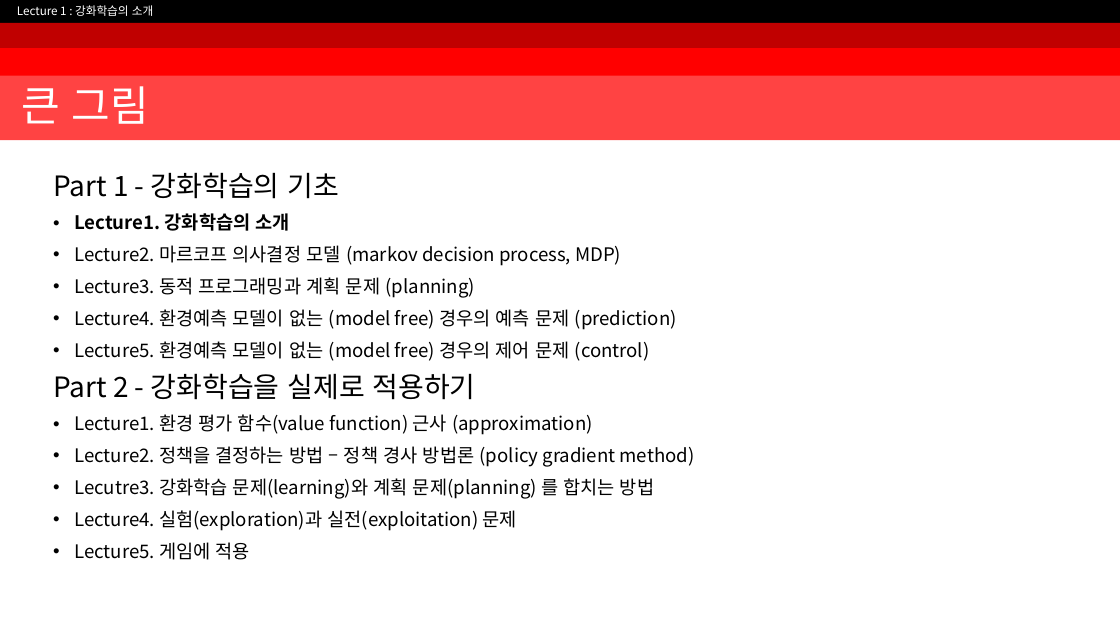
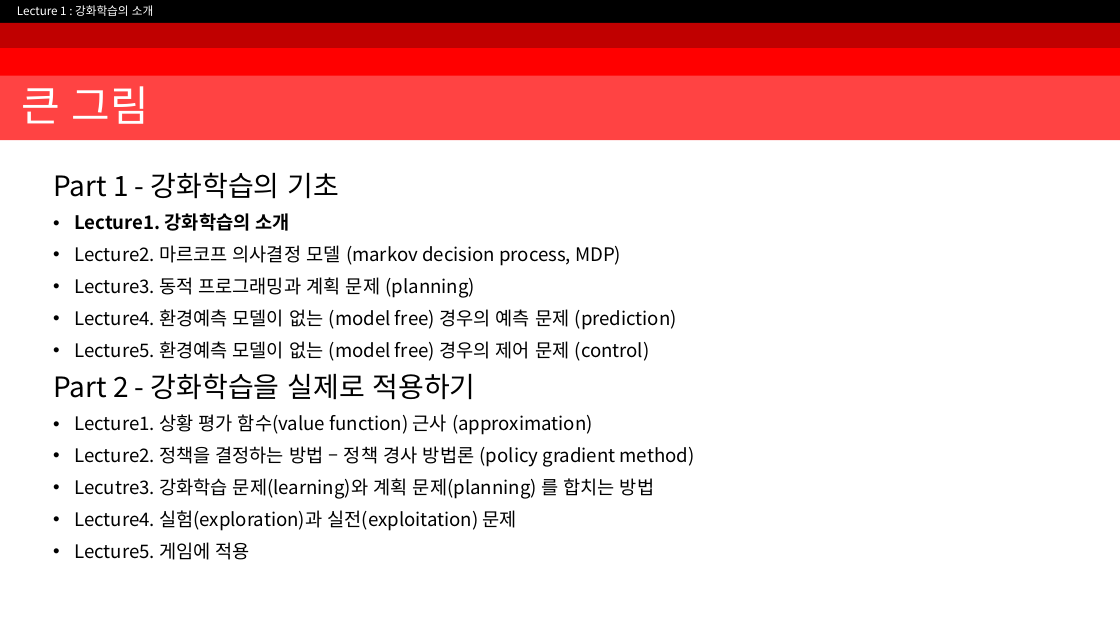
Before and after one commit to sju-coml/SAI-2019-Winter-Study, a slide deck: slide 50 of DSilver_Lecture1_강화학습의_소개_trans_SAI_janghoolee.pptx. Drawn at 1120x630 pixels with LibreOffice and Linux fonts; fonts in the diff are those of the drawing. Boxes give left, top, right and bottom in pixels: in the first picture for what was removed or moved away, otherwise in the second. Text is boxed around its words. In the diff, an @@ line names an element or a change of style, - is before the commit and + after.

```diff
--- a/DSilver_Lecture1_강화학습의_소개_trans_SAI_janghoolee.pptx
+++ b/DSilver_Lecture1_강화학습의_소개_trans_SAI_janghoolee.pptx
@@ text at [74, 414, 593, 435]: text changed @@
-• Lecture1. 환경 평가 함수(value function) 근사 (approximation)
+• Lecture1. 상황 평가 함수(value function) 근사 (approximation)
```
Also in this commit, not shown: 2 other slides changed.
